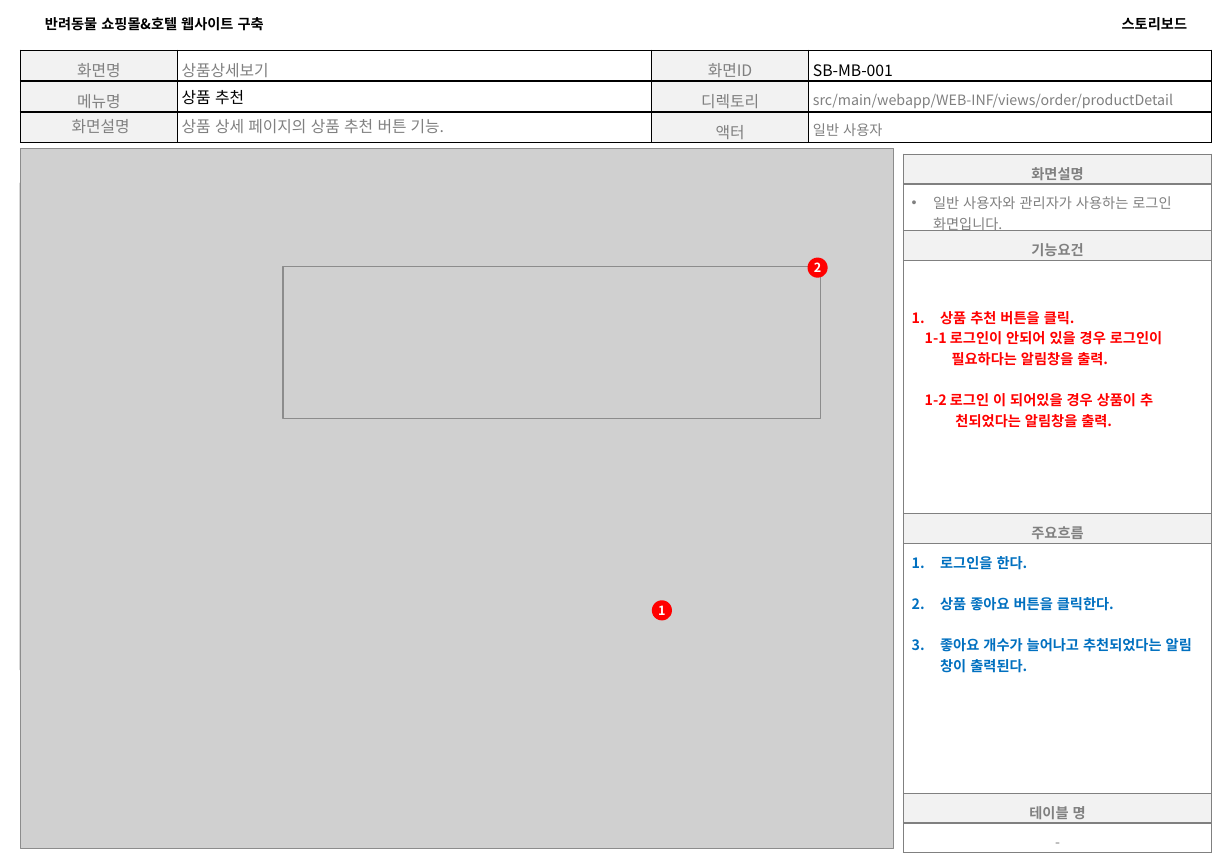
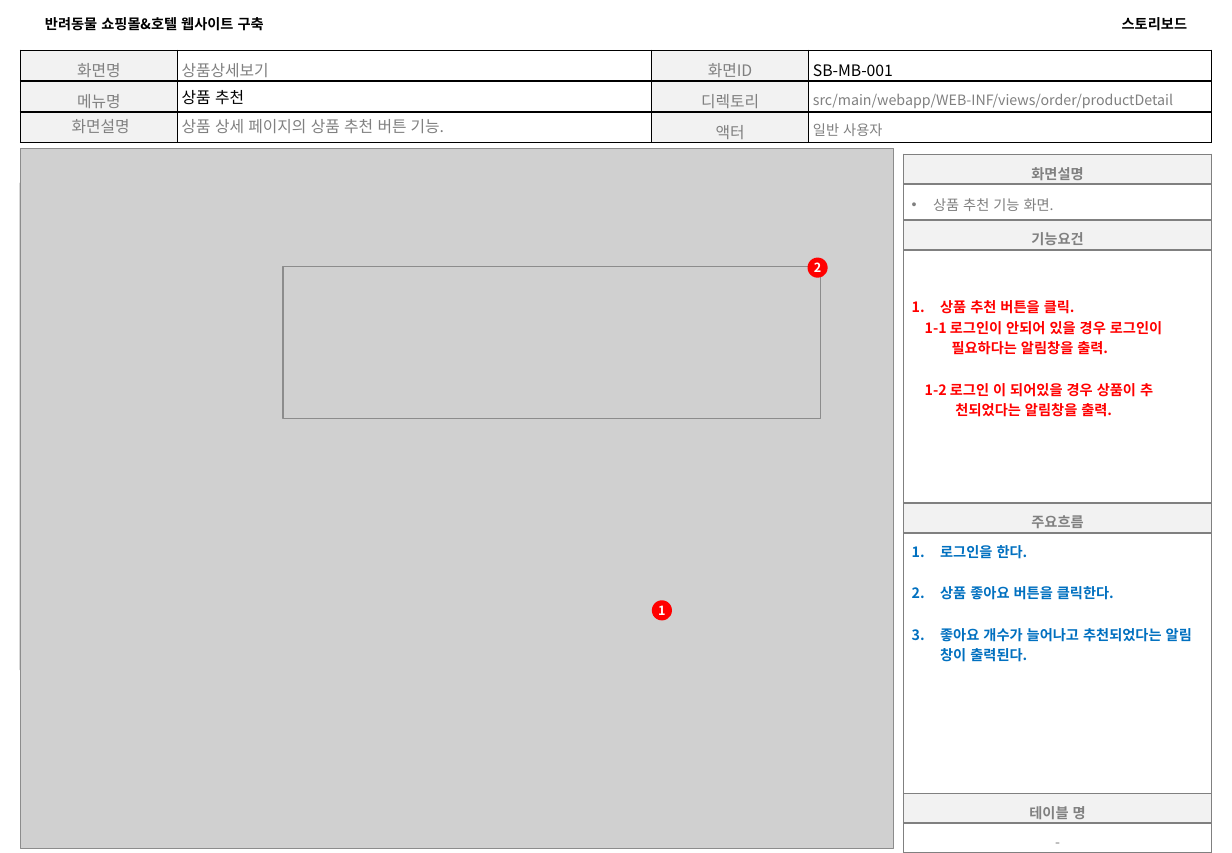
Before and after one commit to 94jinwoo/Companion, a slide deck: slide 4 of Companion.스토리보드.VER.0.3(쇼핑몰).pptx. Drawn at 1232x853 pixels with LibreOffice and Linux fonts; fonts in the diff are those of the drawing; grey boxes stand for pictures; background and template pictures are left out. Boxes give left, top, right and bottom in pixels: in the first picture for what was removed or moved away, otherwise in the second. Text is boxed around its words. In the diff, an @@ line names an element or a change of style, - is before the commit and + after.

```diff
--- a/Companion.스토리보드.VER.0.3(쇼핑몰).pptx
+++ b/Companion.스토리보드.VER.0.3(쇼핑몰).pptx
@@ table at (903,155,1212,804) @@
-row 2, column 1: 일반 사용자와 관리자가 사용하는 로그인 화면입니다.
+row 2, column 1: 상품 추천 기능 화면.
```
Also in this commit, not shown: 11 other slides changed, 1 slide added, 1 slide removed.
